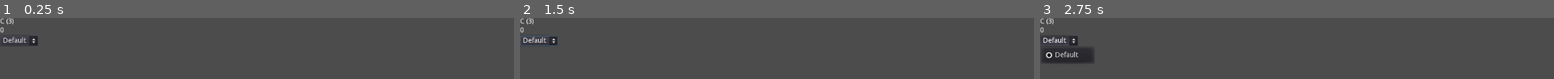
Above: before the commit, frames 1-3 (left to right).
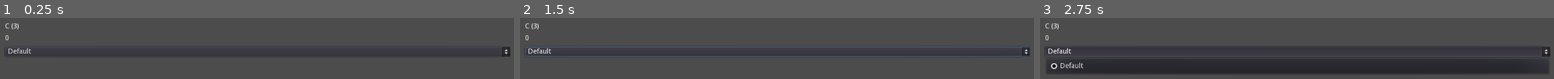
Above: after the commit, the same moments.

Repository: VojtaStruhar/recorder-madness
Game: Godot game, scene res://MainMenu.tscn
The game is run twice, just before and just after one commit, with the same random seed, the same clock (stepped at 60 frames per second) and the same inputs.
Inputs:
- Up to frame 1 (0.25 s): no input
- Up to frame 2 (1.5 s): click "Default" at 0.5 s; click "Default" at 1.25 s
- Up to frame 3 (2.75 s): click "Default" at 2 s

The runs differ from the first frame. In frame 1, 2.2% of the frame differs, in the area x 0-100%, y 1-64%; in frame 2, 3.3%; in frame 3, 28%, in the area x 0-100%, y 1-92%.

Commit message:
Added UI theme.
+ Created UI theme, this theme should be later used in all game UI so it is uniform everywhere. Right now mostly handles spacings.
* Wrapped main menu in margin.
* Used the new "scene unique" names to set label texts!

Diff:
--- a/MainMenu.gd
+++ b/MainMenu.gd
@@ -2,7 +2,7 @@
 
 onready var fletnicka = $MicrophoneInput
 
-func _process(delta):
+func _process(_delta: float):
 	print(fletnicka.current_note)
-	$VBoxContainer/NoteLabel.text = NoteFrequencies.names[round(fletnicka.current_note)]
-	$VBoxContainer/PercentageSign.text = str(round(fletnicka.current_note_relative * 100) / 100.0)
+	$"%NoteLabel".text = NoteFrequencies.names[round(fletnicka.current_note)]
+	$"%PercentageSign".text = str(round(fletnicka.current_note_relative * 100) / 100.0)
--- a/MainMenu.tscn
+++ b/MainMenu.tscn
@@ -1,33 +1,48 @@
-[gd_scene load_steps=4 format=2]
+[gd_scene load_steps=5 format=2]
 
 [ext_resource path="res://MainMenu.gd" type="Script" id=1]
 [ext_resource path="res://UIElements/DeviceSelection.tscn" type="PackedScene" id=2]
 [ext_resource path="res://SoundMagic/MicrophoneInput.tscn" type="PackedScene" id=3]
+[ext_resource path="res://UIElements/app_theme.tres" type="Theme" id=4]
 
 [node name="MainMenu" type="Control"]
 anchor_right = 1.0
 anchor_bottom = 1.0
+theme = ExtResource( 4 )
 script = ExtResource( 1 )
 
-[node name="VBoxContainer" type="VBoxContainer" parent="."]
-margin_right = 40.0
-margin_bottom = 40.0
+[node name="MicrophoneInput" parent="." instance=ExtResource( 3 )]
+processing_mode = 0
 
-[node name="NoteLabel" type="Label" parent="VBoxContainer"]
-margin_right = 174.0
+[node name="MarginContainer" type="MarginContainer" parent="."]
+anchor_right = 1.0
+anchor_bottom = 1.0
+
+[node name="VBoxContainer" type="VBoxContainer" parent="MarginContainer"]
+margin_left = 10.0
+margin_top = 10.0
+margin_right = 1014.0
+margin_bottom = 590.0
+
+[node name="NoteLabel" type="Label" parent="MarginContainer/VBoxContainer"]
+unique_name_in_owner = true
+margin_right = 1004.0
 margin_bottom = 14.0
 text = "Note label"
 
-[node name="PercentageSign" type="Label" parent="VBoxContainer"]
-margin_top = 18.0
-margin_right = 174.0
-margin_bottom = 32.0
+[node name="PercentageSign" type="Label" parent="MarginContainer/VBoxContainer"]
+unique_name_in_owner = true
+margin_top = 24.0
+margin_right = 1004.0
+margin_bottom = 38.0
 text = "0%"
 
-[node name="DeviceSelection" parent="VBoxContainer" instance=ExtResource( 2 )]
-margin_top = 36.0
-margin_right = 174.0
-margin_bottom = 56.0
+[node name="DeviceSelection" parent="MarginContainer/VBoxContainer" instance=ExtResource( 2 )]
+margin_top = 48.0
+margin_right = 1004.0
+margin_bottom = 68.0
 
-[node name="MicrophoneInput" parent="." instance=ExtResource( 3 )]
-processing_mode = 0
+[node name="Panel" type="Panel" parent="MarginContainer/VBoxContainer"]
+margin_top = 78.0
+margin_right = 1004.0
+margin_bottom = 78.0
--- /dev/null
+++ b/UIElements/app_theme.tres
@@ -0,0 +1,9 @@
+[gd_resource type="Theme" format=2]
+
+[resource]
+HBoxContainer/constants/separation = 10
+MarginContainer/constants/margin_bottom = 10
+MarginContainer/constants/margin_left = 10
+MarginContainer/constants/margin_right = 10
+MarginContainer/constants/margin_top = 10
+VBoxContainer/constants/separation = 10
